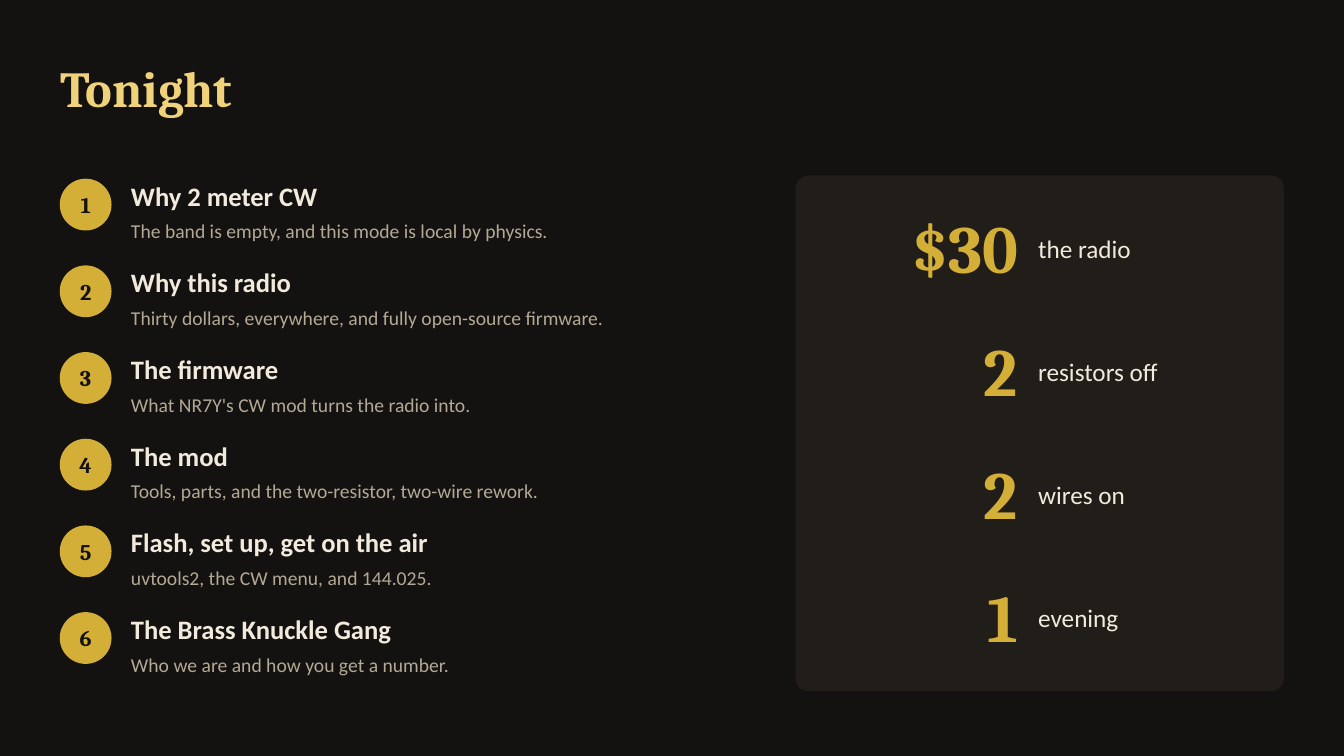
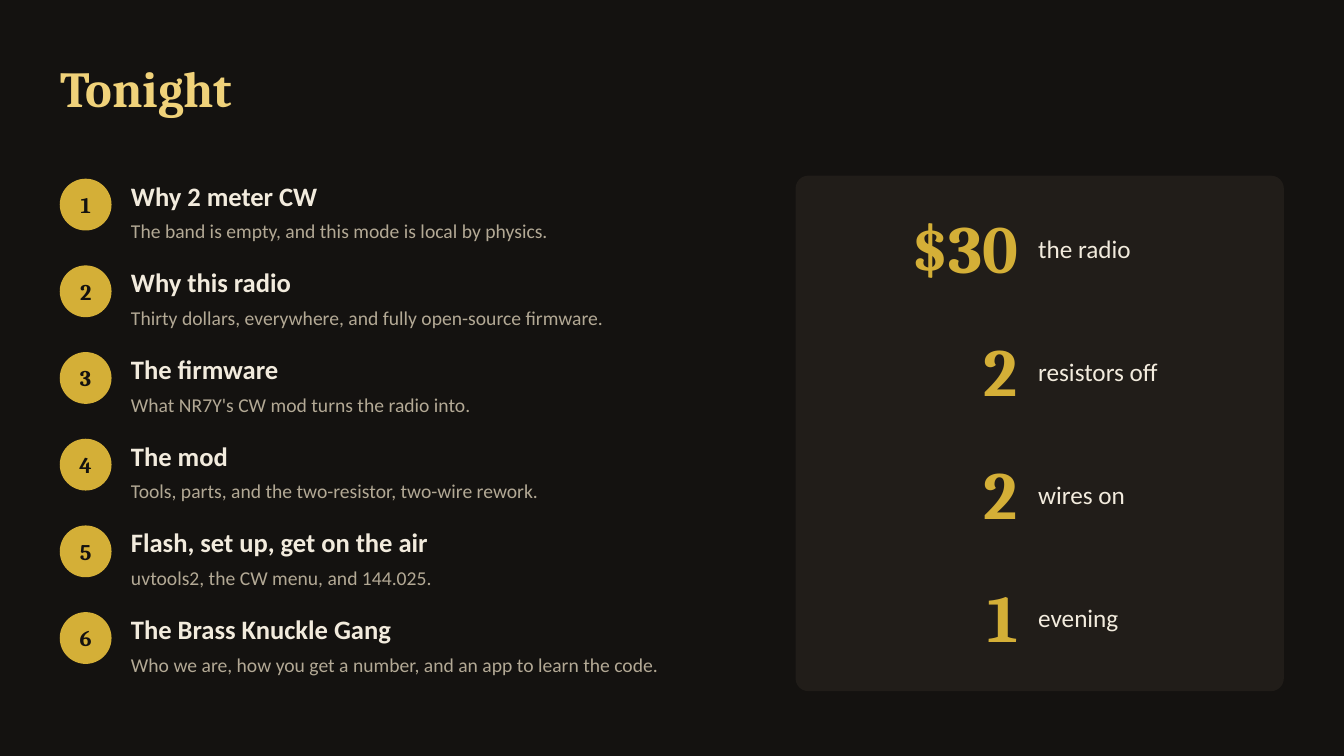
Before and after one commit to jsvana/bkg.club, a slide deck: slide 2 of docs/talks/quansheng-2m-cw/quansheng-2m-cw.pptx. Drawn at 1344x756 pixels with LibreOffice and Linux fonts; fonts in the diff are those of the drawing. Boxes give left, top, right and bottom in pixels: in the first picture for what was removed or moved away, otherwise in the second. Text is boxed around its words. In the diff, an @@ line names an element or a change of style, - is before the commit and + after.

```diff
--- a/docs/talks/quansheng-2m-cw/quansheng-2m-cw.pptx
+++ b/docs/talks/quansheng-2m-cw/quansheng-2m-cw.pptx
@@ text at bbox=[131, 658, 657, 676]: text changed @@
-Who we are and how you get a number.
+Who we are, how you get a number, and an app to learn the code.
```
Also in this commit, not shown: 1 slide added, 4 other files.
